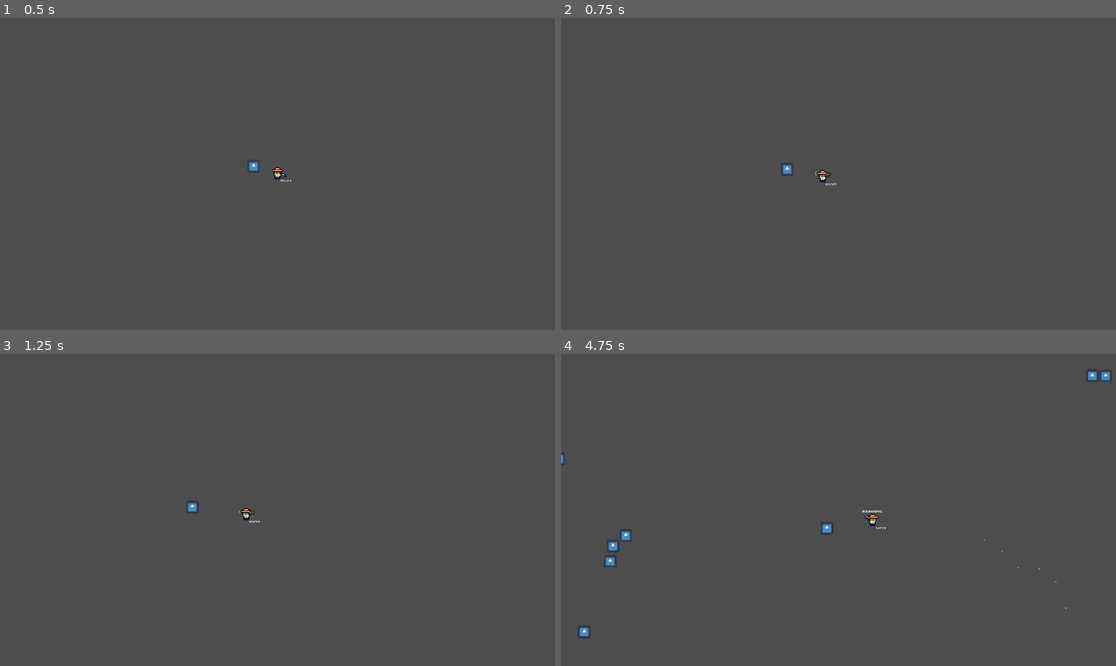
Above: before the commit, frames 1-4 (two rows, left to right).
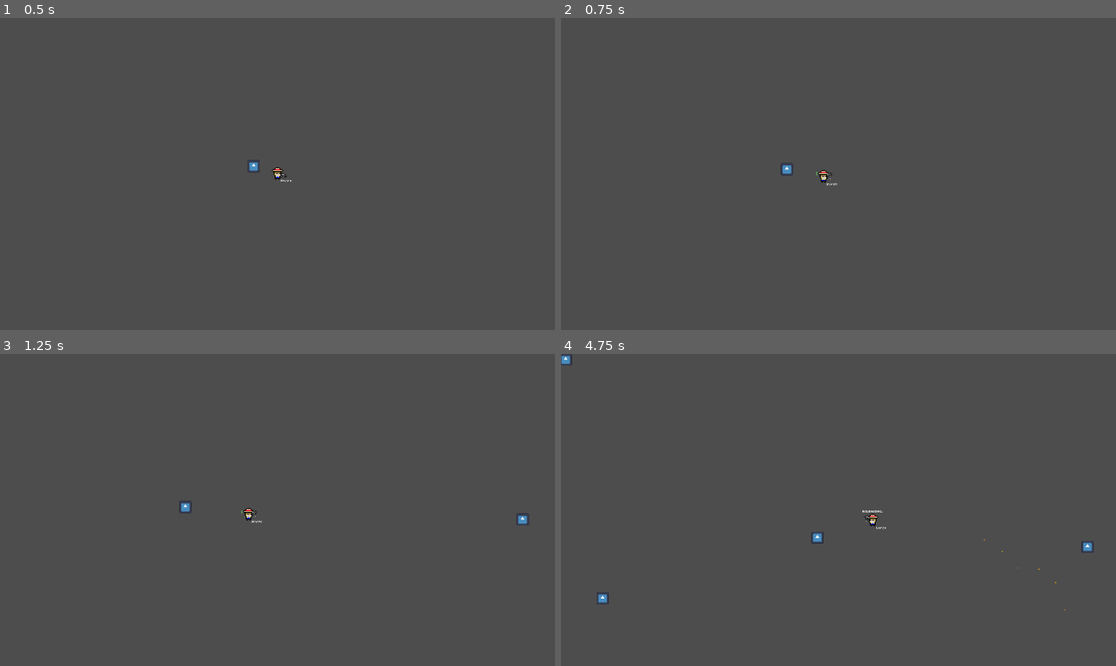
Above: after the commit, the same moments.

Repository: Shmath64/Guerrilla-Gardener
Game: Godot game, scene res://Scenes/world.tscn
The game is run twice, just before and just after one commit, with the same random seed, the same clock (stepped at 60 frames per second) and the same inputs. The engine's default icon, where the game draws it, is replaced by a stand-in: a white triangle on a blue panel in a dark square.
Inputs (mouse positions are in pixels of both pictures, inside the frame that each line leads up to):
- Up to frame 1 (0.5 s): no input
- Up to frame 2 (0.75 s): tap Enter at 0.5 s; move the mouse to (960, 158) at 0.52 s; hold Right (ui_right) from 0.53 s (still down); tap Shift (sprint) at 0.6 s
- Up to frame 3 (1.25 s): keep holding Right (ui_right)
- Up to frame 4 (4.75 s): move the mouse to (727, 525) at 1.27 s; release Right (ui_right) at 1.28 s; hold Down (ui_down) 1.28-2.03 s; click (727, 525) at 1.35 s; tap Shift (sprint) at 1.55, 2.1, 2.85, 3.8, 4.35 s; move the mouse to (894, 441) at 2.02 s; hold Right (ui_right) 2.03-2.78 s; move the mouse to (810, 572) at 2.77 s; hold Up (ui_up) 2.78-3.53 s; move the mouse to (1005, 556) at 3.52 s; press the mouse at (1005, 556) at 3.53 s; hold Left (ui_left) from 3.53 s (still down); tap R (reload) at 4.15 s; move the mouse to (672, 463) at 4.27 s; release the mouse at (672, 463) at 4.28 s

Frame 1 is identical in both runs. In frame 2, less than 0.1% of the frame differs, in the area x 39-50%, y 46-54%; in frame 3, 0.2%; in frame 4, 0.6%, in the area x 0-100%, y 0-92%.

Commit message:
Added Zombie Time Spawner and adjusted player sprint constants

Diff:
--- a/Scenes/world.tscn
+++ b/Scenes/world.tscn
@@ -42,3 +42,7 @@
 position = Vector2(-247, -81)
 
 [node name="EnemySpawnTimer" type="Timer" parent="."]
+wait_time = 0.75
+one_shot = true
+
+[connection signal="timeout" from="EnemySpawnTimer" to="." method="_on_enemy_spawn_timer_timeout"]
--- a/Scripts/enemy.gd
+++ b/Scripts/enemy.gd
@@ -9,8 +9,6 @@
 	player = get_parent().get_node("Player")
 
 func _process(_delta):
-
-
 	#position += (Player.position - position) / 50
 	#look_at(Player.position)
 	if !stunned:
--- a/Scripts/player.gd
+++ b/Scripts/player.gd
@@ -18,8 +18,8 @@
 var reload_time : float = 2
 var reload_time_left : float = 0
 
-var sprint_multiplier = 4
-var sprint_time = 0.25
+var sprint_multiplier = 4.5
+var sprint_time = 0.35
 var sprint_time_left : float = 0
 var sprinting = false
 var sprint_direction = Vector2.ZERO
--- a/Scripts/world.gd
+++ b/Scripts/world.gd
@@ -22,21 +22,28 @@
 # 3   1
 #   2
 func spawn_wave(num : int):
-	for i in range(enemies_per_wave[num]):
-		var quadrant = randi_range(0,3)
-		var pos = Vector2.ZERO
-		match (quadrant):
-			0: #At least world length away, plus something from DISTANCE_FROM_GRASS to DISTANCE_FROM_GRASS*RANGE
-				pos = Vector2(randi_range(-WORLD_LENGTH, WORLD_LENGTH), -randi_range(DISTANCE_FROM_GRASS, RANGE*DISTANCE_FROM_GRASS) - WORLD_LENGTH)
-			1:
-				pos = Vector2(randi_range(DISTANCE_FROM_GRASS, RANGE*DISTANCE_FROM_GRASS) + WORLD_LENGTH, randi_range(-WORLD_LENGTH, WORLD_LENGTH))
-			2:
-				pos = Vector2(-randi_range(DISTANCE_FROM_GRASS, RANGE*DISTANCE_FROM_GRASS) - WORLD_LENGTH, randi_range(-WORLD_LENGTH, WORLD_LENGTH))
-			3:
-				pos = Vector2(randi_range(-WORLD_LENGTH, WORLD_LENGTH), randi_range(DISTANCE_FROM_GRASS, RANGE*DISTANCE_FROM_GRASS) + WORLD_LENGTH)
-		spawn_enemy(pos)
+	enemies_left_to_spawn = enemies_per_wave[num]
+	spawn_enemy()
 
-func spawn_enemy(_position : Vector2):
+func spawn_enemy():
 	var new_enemy = enemy.instantiate()
-	new_enemy.position = _position
+	var quadrant = randi_range(0,3)
+	var pos : Vector2
+	match (quadrant):
+		0: #At least world length away, plus something from DISTANCE_FROM_GRASS to DISTANCE_FROM_GRASS*RANGE
+			pos = Vector2(randi_range(-WORLD_LENGTH, WORLD_LENGTH), -randi_range(DISTANCE_FROM_GRASS, RANGE*DISTANCE_FROM_GRASS) - WORLD_LENGTH)
+		1:
+			pos = Vector2(randi_range(DISTANCE_FROM_GRASS, RANGE*DISTANCE_FROM_GRASS) + WORLD_LENGTH, randi_range(-WORLD_LENGTH, WORLD_LENGTH))
+		2:
+			pos = Vector2(-randi_range(DISTANCE_FROM_GRASS, RANGE*DISTANCE_FROM_GRASS) - WORLD_LENGTH, randi_range(-WORLD_LENGTH, WORLD_LENGTH))
+		3:
+			pos = Vector2(randi_range(-WORLD_LENGTH, WORLD_LENGTH), randi_range(DISTANCE_FROM_GRASS, RANGE*DISTANCE_FROM_GRASS) + WORLD_LENGTH)
+	new_enemy.position = pos
 	add_child(new_enemy)
+	enemies_left_to_spawn -= 1
+	print(enemies_left_to_spawn)
+	if enemies_left_to_spawn > 0:
+		$EnemySpawnTimer.start()
+
+func _on_enemy_spawn_timer_timeout():
+	spawn_enemy()
